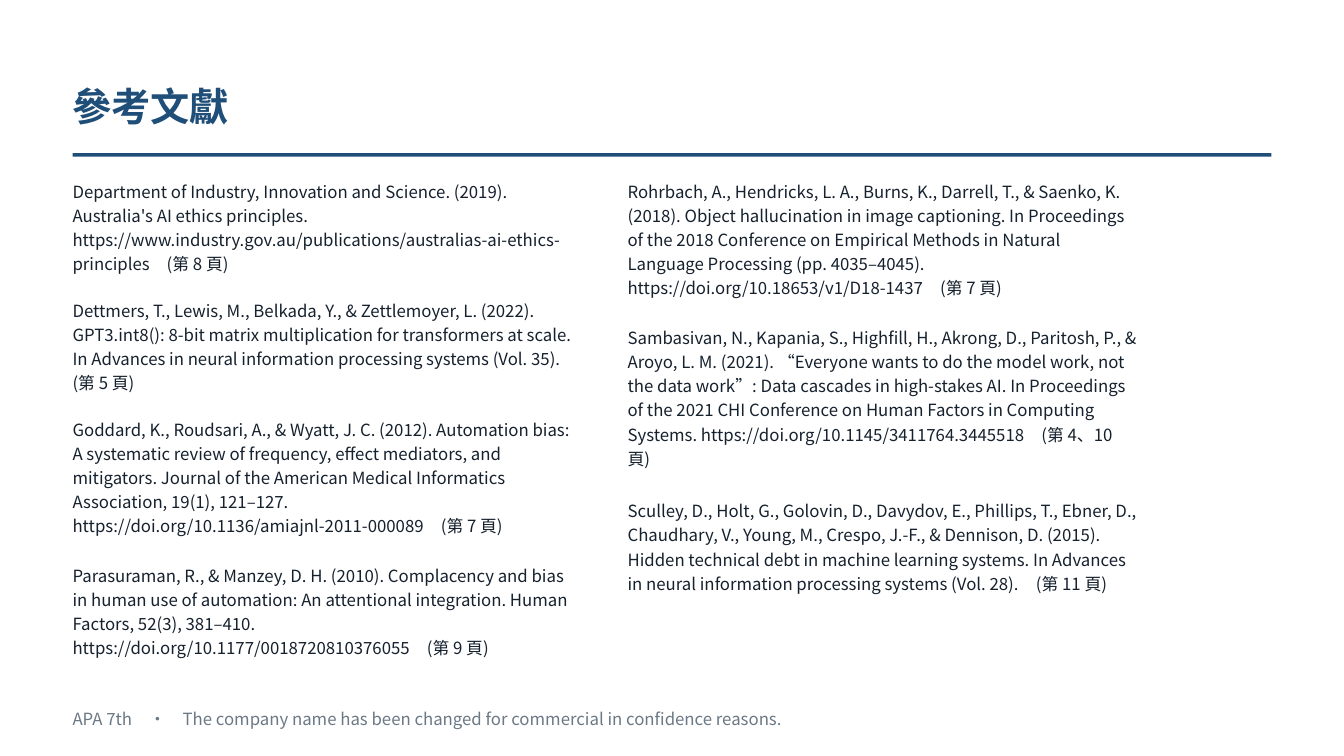
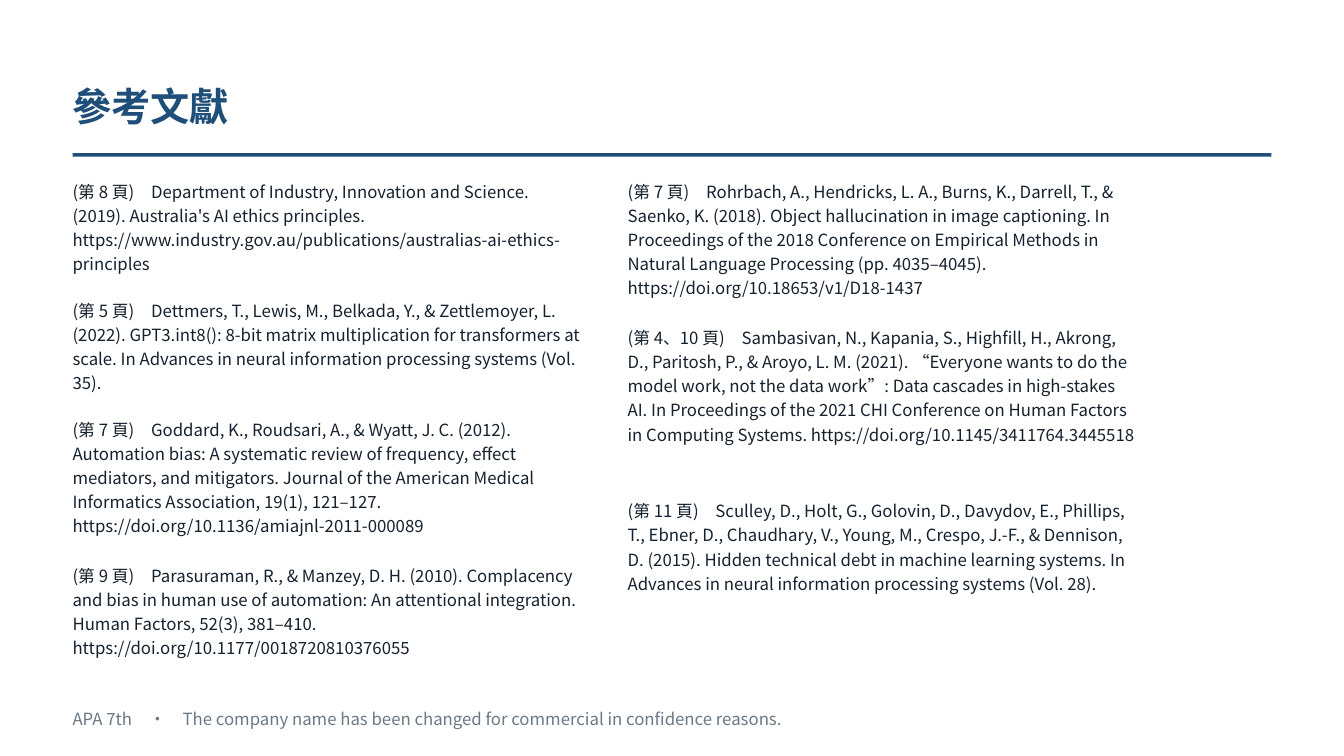
Before and after one commit to pokai-huang0828/UTS_workspace, a slide deck: slide 12 of Artificial Intelligence for Enterprises/Assessment3/Huang_26254793_421104_Assessment 3.pptx. Drawn at 1344x756 pixels with LibreOffice and Linux fonts; fonts in the diff are those of the drawing. Boxes give left, top, right and bottom in pixels: in the first picture for what was removed or moved away, otherwise in the second. Text is boxed around its words. In the diff, an @@ line names an element or a change of style, - is before the commit and + after.

```diff
--- a/Artificial Intelligence for Enterprises/Assessment3/Huang_26254793_421104_Assessment 3.pptx
+++ b/Artificial Intelligence for Enterprises/Assessment3/Huang_26254793_421104_Assessment 3.pptx
@@ text at (73, 184, 560, 274): text changed @@
-Department of Industry, Innovation and Science. (2019). Australia's AI ethics principles. https://www.industry.gov.au/publications/australias-ai-ethics-principles (第 8 頁)
+(第 8 頁) Department of Industry, Innovation and Science. (2019). Australia's AI ethics principles. https://www.industry.gov.au/publications/australias-ai-ethics-principles
@@ text at (628, 184, 1110, 298): text changed @@
-Rohrbach, A., Hendricks, L. A., Burns, K., Darrell, T., & Saenko, K. (2018). Object hallucination in image captioning. In Proceedings of the 2018 Conference on Empirical Methods in Natural Language Processing (pp. 4035–4045). https://doi.org/10.18653/v1/D18-1437 (第 7 頁)
+(第 7 頁) Rohrbach, A., Hendricks, L. A., Burns, K., Darrell, T., & Saenko, K. (2018). Object hallucination in image captioning. In Proceedings of the 2018 Conference on Empirical Methods in Natural Language Processing (pp. 4035–4045). https://doi.org/10.18653/v1/D18-1437
@@ text at (73, 303, 580, 392): text changed @@
-Dettmers, T., Lewis, M., Belkada, Y., & Zettlemoyer, L. (2022). GPT3.int8(): 8-bit matrix multiplication for transformers at scale. In Advances in neural information processing systems (Vol. 35). (第 5 頁)
+(第 5 頁) Dettmers, T., Lewis, M., Belkada, Y., & Zettlemoyer, L. (2022). GPT3.int8(): 8-bit matrix multiplication for transformers at scale. In Advances in neural information processing systems (Vol. 35).
@@ text at (628, 330, 1134, 446): text changed @@
-Sambasivan, N., Kapania, S., Highfill, H., Akrong, D., Paritosh, P., & Aroyo, L. M. (2021). “Everyone wants to do the model work, not the data work”: Data cascades in high-stakes AI. In Proceedings of the 2021 CHI Conference on Human Factors in Computing Systems. https://doi.org/10.1145/3411764.3445518 (第 4、10 頁)
+(第 4、10 頁) Sambasivan, N., Kapania, S., Highfill, H., Akrong, D., Paritosh, P., & Aroyo, L. M. (2021). “Everyone wants to do the model work, not the data work”: Data cascades in high-stakes AI. In Proceedings of the 2021 CHI Conference on Human Factors in Computing Systems. https://doi.org/10.1145/3411764.3445518
@@ text at (73, 422, 535, 536): text changed @@
-Goddard, K., Roudsari, A., & Wyatt, J. C. (2012). Automation bias: A systematic review of frequency, effect mediators, and mitigators. Journal of the American Medical Informatics Association, 19(1), 121–127. https://doi.org/10.1136/amiajnl-2011-000089 (第 7 頁)
+(第 7 頁) Goddard, K., Roudsari, A., & Wyatt, J. C. (2012). Automation bias: A systematic review of frequency, effect mediators, and mitigators. Journal of the American Medical Informatics Association, 19(1), 121–127. https://doi.org/10.1136/amiajnl-2011-000089
@@ text at (628, 503, 1125, 595): text changed @@
-Sculley, D., Holt, G., Golovin, D., Davydov, E., Phillips, T., Ebner, D., Chaudhary, V., Young, M., Crespo, J.-F., & Dennison, D. (2015). Hidden technical debt in machine learning systems. In Advances in neural information processing systems (Vol. 28). (第 11 頁)
+(第 11 頁) Sculley, D., Holt, G., Golovin, D., Davydov, E., Phillips, T., Ebner, D., Chaudhary, V., Young, M., Crespo, J.-F., & Dennison, D. (2015). Hidden technical debt in machine learning systems. In Advances in neural information processing systems (Vol. 28).
@@ text at (73, 568, 576, 658): text changed @@
-Parasuraman, R., & Manzey, D. H. (2010). Complacency and bias in human use of automation: An attentional integration. Human Factors, 52(3), 381–410. https://doi.org/10.1177/0018720810376055 (第 9 頁)
+(第 9 頁) Parasuraman, R., & Manzey, D. H. (2010). Complacency and bias in human use of automation: An attentional integration. Human Factors, 52(3), 381–410. https://doi.org/10.1177/0018720810376055
```
Also in this commit, not shown: 2 other files.
